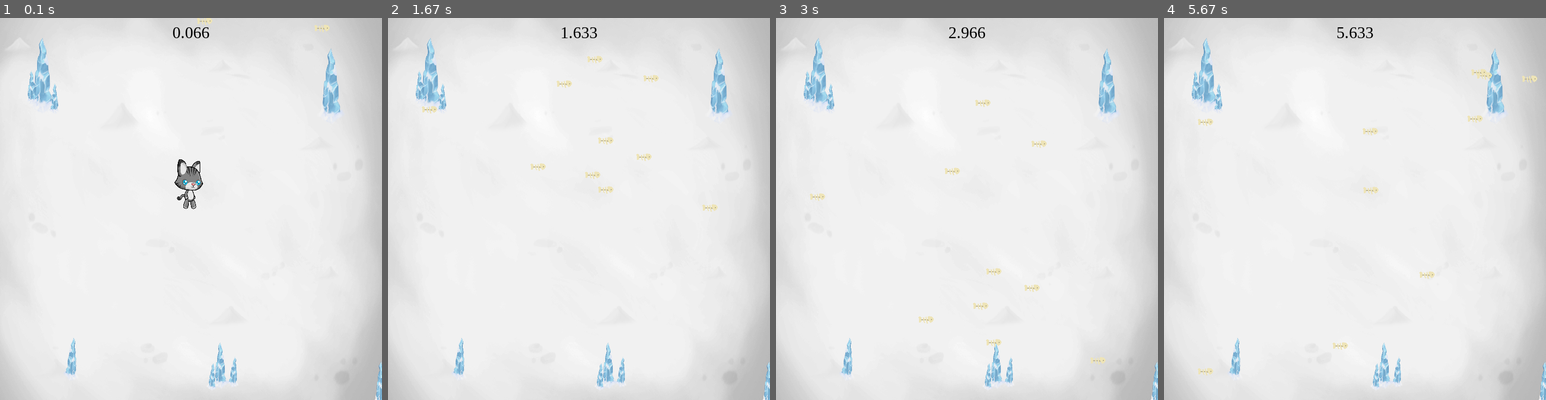
Above: before the commit, frames 1-4 (left to right).
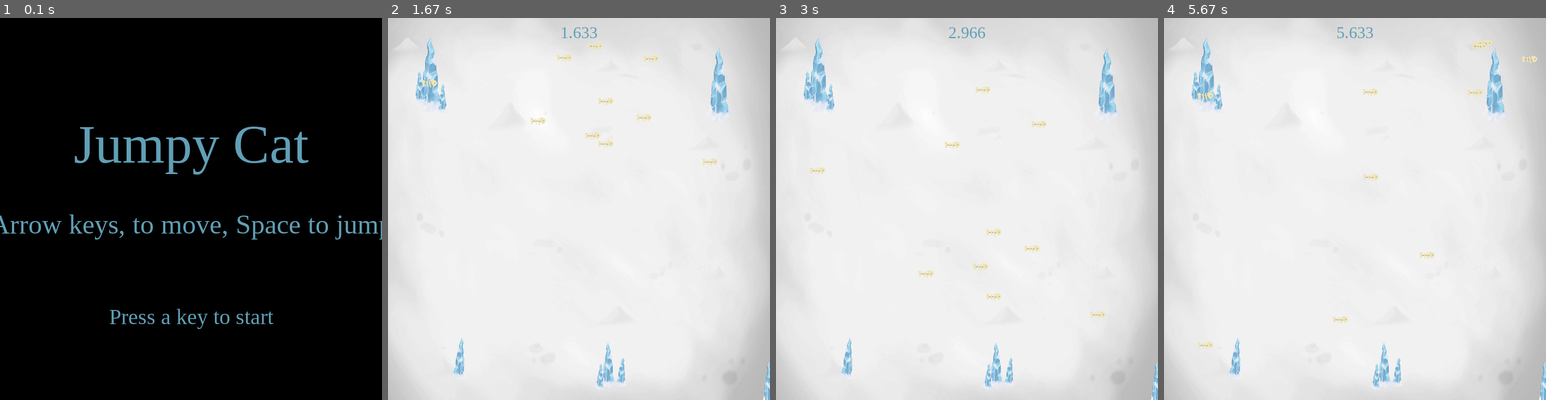
Above: after the commit, the same moments.

Repository: achoi2/pygame
Game: pygame game, started from template2.py
The game is run twice, just before and just after one commit, with the same random seed, the same clock (stepped at 60 frames per second) and the same inputs.
Inputs:
- Up to frame 1 (0.1 s): no input
- Up to frame 2 (1.67 s): tap Enter at 0.33 s; tap Space at 0.67 s; hold Right 1-1.47 s
- Up to frame 3 (3 s): no input
- Up to frame 4 (5.67 s): hold Left from 5.17 s (still down)

The runs differ from the first frame. In frame 1, 100% of the frame differs, in the area x 0-100%, y 0-100%; in frame 2, 0.9%; in frame 3, 1.0%; in frame 4, 1.0%.

Commit message:
Add files via upload
added game over screen

Diff:
--- a/template2.py
+++ b/template2.py
@@ -23,7 +23,7 @@
     font_name = pygame.font.match_font('Times New Roman')
     def draw_text(surf, text, size, x, y):
         font = pygame.font.Font(font_name, size)
-        text_surface = font.render(text, True, black_color)
+        text_surface = font.render(text, True, blue_color)
         text_rect = text_surface.get_rect()
         text_rect.midtop = (x, y)
         surf.blit(text_surface, text_rect)
@@ -143,34 +143,51 @@
             self.rect.x = x
             self.rect.y = y
 
+    def show_gameover_screen():
+        draw_text(screen, 'Jumpy Cat', 100, width / 2, height / 4)
+        draw_text(screen, 'Arrow keys, to move, Space to jump', 50, width / 2, height / 2)
+        draw_text(screen, 'Press a key to start', 40, width / 2, height * 3 / 4)
+        pygame.display.flip()
+        waiting = True
+        while waiting:
+            clock.tick(FPS)
+            for event in pygame.event.get():
+                if event.type == pygame.QUIT:
+                    pygame.quit()
+                if event.type == pygame.KEYUP:
+                    waiting = False
 
     # initialize and create window
     pygame.init()
     screen = pygame.display.set_mode((width, height))
-    pygame.display.set_caption('Cat')
+    pygame.display.set_caption('Jumpy Cat')
     clock = pygame.time.Clock()
 
     background = pygame.image.load('images/snow.jpg')
     background = pygame.transform.scale(background, (height, width))
     background_rect = background.get_rect()
 
-    all_sprites = pygame.sprite.Group()
-    platforms = pygame.sprite.Group()
-    mobs = pygame.sprite.Group()
-    p1 = Platform(0, height, width, 0)
-    hero = Hero(platforms)
-    all_sprites.add(hero)
-    all_sprites.add(p1)
-    platforms.add(p1)
-    for i in range(10):
-        m = Mob()
-        all_sprites.add(m)
-        mobs.add(m)
-
 
     # game loop
+    game_over = True
     running = True
     while running:
+        if game_over:
+            show_gameover_screen()
+            game_over = False
+            all_sprites = pygame.sprite.Group()
+            platforms = pygame.sprite.Group()
+            mobs = pygame.sprite.Group()
+            p1 = Platform(0, height, width, 0)
+            hero = Hero(platforms)
+            all_sprites.add(hero)
+            all_sprites.add(p1)
+            platforms.add(p1)
+            for i in range(10):
+                m = Mob()
+                all_sprites.add(m)
+                mobs.add(m)
+
         clock.tick(FPS)
         # events
         for event in pygame.event.get():
@@ -187,7 +204,7 @@
         #collision
         hits = pygame.sprite.spritecollide(hero, mobs, False, pygame.sprite.collide_circle)
         if hits:
-            running = False
+            game_over = True
 
         p_hits = pygame.sprite.spritecollide(hero, platforms, False)
         if p_hits:
